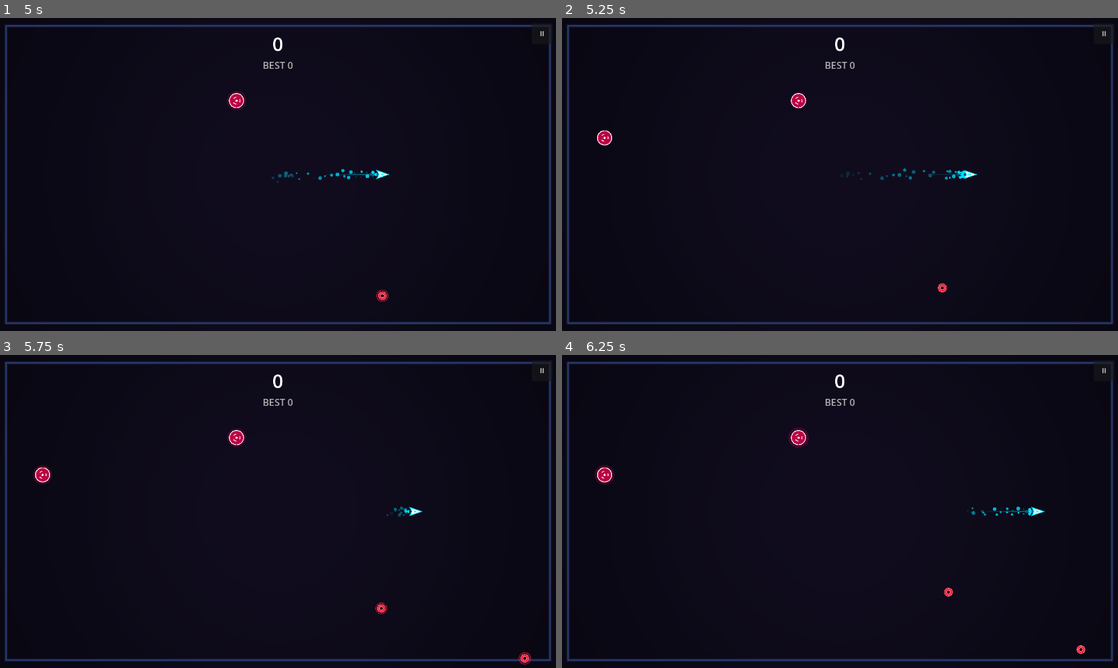
Above: before the commit, frames 1-4 (two rows, left to right).
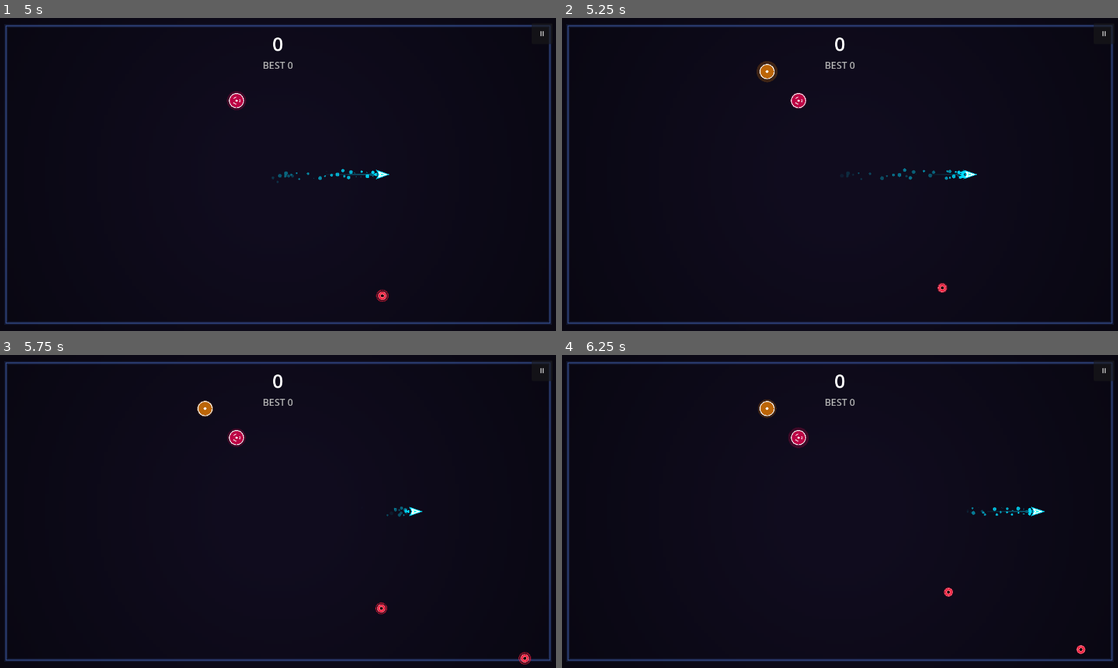
Above: after the commit, the same moments.

Repository: jesurythomas/tilt
Game: Godot game, scene res://scenes/main.tscn
Same seed, same stepped clock (60 frames per second), same inputs: the game is played once before the commit and once after it.
Inputs (mouse positions are in pixels of both pictures, inside the frame that each line leads up to):
- Up to frame 1 (5 s): click "II" at 0.5 s; click "TILT" at 1.25 s; click "TOUCH" at 2 s; click "KEYBOARD" at 2.75 s; click "RESUME" at 3.5 s; tap Enter at 4.25 s; move the mouse to (400, 158) at 4.27 s; hold D from 4.28 s (still down); hold Shift from 4.28 s (still down); click (400, 158) at 4.42 s
- Up to frame 2 (5.25 s): release D at 5 s; release Shift at 5 s; drag from (728, 190) to (812, 237) at 5.02 s
- Up to frame 3 (5.75 s): no input
- Up to frame 4 (6.25 s): move the mouse to (895, 442) at 5.77 s; hold D from 5.78 s (still down); tap Ctrl at 5.85 s

Frame 1 is identical in both runs. In frame 2, 0.3% of the frame differs, in the area x 6-39%, y 13-41%; in frame 3, 0.3%; in frame 4, 0.3%, in the area x 5-39%, y 14-42%.

Commit message:
M4: thread perk ranks and weight orb drops so every weapon can spawn

Diff:
--- /dev/null
+++ b/godot/src/meta/progression_manager.gd
@@ -0,0 +1,88 @@
+## progression_manager.gd
+## PORTS: web/src/tilt-to-live/ProgressionManager.ts (940 lines, source commit 7be9614)
+class_name ProgressionManager
+extends RefCounted
+## Perk ranks, ships, cursors, enemy skins, arenas, steering tuning and the
+## points economy.
+##
+## PORT-NOTE: partial port for Module 4 per spec §8 M4. Only the WeaponPerks
+## record (ProgressionManager.ts:8-44) is ported, so WeaponSystem can thread
+## perk ranks into Tuning.get_tuned_value. Everything else in this file lands
+## in Module 7, extending this file in place exactly as M4 extended M2's
+## weapon_system.gd.
+## TODO(M7): the full port per spec §8 M7 (perk cost curve, buy_*, catalogs,
+## multipliers, save shape).
+##
+## PORT-NOTE: ProgressionManager.ts:9-43 types each weapon's perks as an
+## anonymous nested object. GDScript needs named types, so each nesting is an
+## inner class named <Weapon>Perks; the field names inside are the TS names
+## snake_cased and unchanged. Ranks default to 0 and keystones to false, which
+## is exactly what `perks?.x.y || 0` / `!!perks?.x.y` read when perks is absent.
+
+
+## PORT: web/src/tilt-to-live/ProgressionManager.ts:9-15
+class BlackholePerks:
+	extends RefCounted
+	var duration: int = 0
+	var radius: int = 0
+	var gravity: int = 0
+	var invulnerable_inside: bool = false
+	var supernova_collapse: bool = false
+
+
+## PORT: web/src/tilt-to-live/ProgressionManager.ts:16-20
+class NukePerks:
+	extends RefCounted
+	var radius: int = 0
+	var speed: int = 0
+	var fallout_zone: bool = false
+
+
+## PORT: web/src/tilt-to-live/ProgressionManager.ts:21-25
+class ShieldPerks:
+	extends RefCounted
+	var duration: int = 0
+	var radius: int = 0
+	var battering_ram: bool = false
+
+
+## PORT: web/src/tilt-to-live/ProgressionManager.ts:26-30
+class MissilesPerks:
+	extends RefCounted
+	var count: int = 0
+	var blast_radius: int = 0
+	var flight_speed: int = 0
+
+
+## PORT: web/src/tilt-to-live/ProgressionManager.ts:31-35
+class LaserPerks:
+	extends RefCounted
+	var length: int = 0
+	var duration: int = 0
+	var cross_beam: bool = false
+
+
+## PORT: web/src/tilt-to-live/ProgressionManager.ts:36-39
+class LightningPerks:
+	extends RefCounted
+	var max_targets: int = 0
+	var chain_range: int = 0
+
+
+## PORT: web/src/tilt-to-live/ProgressionManager.ts:40-43
+class FreezePerks:
+	extends RefCounted
+	var duration: int = 0
+	var shatter_cascade: bool = false
+
+
+## Per-weapon perk ranks and keystones. PORT: web/src/tilt-to-live/ProgressionManager.ts:8-44
+class WeaponPerks:
+	extends RefCounted
+	var blackhole: BlackholePerks = BlackholePerks.new()
+	var nuke: NukePerks = NukePerks.new()
+	var shield: ShieldPerks = ShieldPerks.new()
+	var missiles: MissilesPerks = MissilesPerks.new()
+	var laser: LaserPerks = LaserPerks.new()
+	var lightning: LightningPerks = LightningPerks.new()
+	var freeze: FreezePerks = FreezePerks.new()
--- a/godot/src/sim/weapon_system.gd
+++ b/godot/src/sim/weapon_system.gd
@@ -1,15 +1,18 @@
 ## weapon_system.gd
-## PORTS: web/src/tilt-to-live/WeaponSystem.ts (924 lines, source commit 7be9614)
+## PORTS: web/src/tilt-to-live/WeaponSystem.ts (923 lines, source commit 7be9614)
 class_name WeaponSystem
 extends RefCounted
-## Weapon orb spawning and superweapon detonation engine.
+## Weapon orb spawning and the seven superweapons.
 ##
-## PORT-NOTE: partial port for Module 2 per spec §8 M2. Implements orb spawning,
-## player-orb collection, and the nuke superweapon. Remaining 6 weapons land in
-## Module 4.
+## PORT-NOTE: WeaponSystem.render() (WeaponSystem.ts:612-831) and
+## renderOrbGlyph() (:833-923) relocate to the render layers (spec §4.2/D4,
+## §5.5): orbs and glyphs to render/entity_layer.gd, weapon FX to
+## render/effect_layer.gd, because CanvasItem 2D drawing belongs to Node2D
+## render layers.
 ##
-## PORT-NOTE: WeaponSystem.render() relocates to render/entity_layer.gd (spec §4.2/D4)
-## because CanvasItem 2D drawing belongs to Node2D render layers.
+## PORT-NOTE: perk ranks arrive as ProgressionManager.WeaponPerks, the port of
+## the `perks?: WeaponPerks` parameter (WeaponSystem.ts:61, :396). A null
+## record reads as all-zero, matching every `perks?.x.y || 0` chain.
 
 ## Live weapon orbs in the arena. PORT: web/src/tilt-to-live/WeaponSystem.ts:14
 var orbs: Array[Types.WeaponOrb] = []
@@ -68,7 +71,7 @@
 	grid: VectorGrid,
 	audio: AudioBank,
 	on_enemy_killed: Callable,
-	_perks: Variant = null,
+	perks: ProgressionManager.WeaponPerks = null,
 	game_mode: Types.GameMode = Types.GameMode.CLASSIC
 ) -> void:
 	# 1. Weapon Orb Spawning. PORT: web/src/tilt-to-live/WeaponSystem.ts:64-74
@@ -98,7 +101,16 @@
 		if dist < player.radius + orb.radius:
 			# Collect orb! PORT: web/src/tilt-to-live/WeaponSystem.ts:92-98
 			activate_weapon(
-				orb.type, orb.x, orb.y, player, enemies, particles, grid, audio, on_enemy_killed
+				orb.type,
+				orb.x,
+				orb.y,
+				player,
+				enemies,
+				particles,
+				grid,
+				audio,
+				on_enemy_killed,
+				perks
 			)
 			if on_weapon_activated.is_valid():
 				on_weapon_activated.call(orb.type)
@@ -116,6 +128,8 @@
 			Types.WeaponType.NUKE:
 				# Expanding blast ring. PORT: web/src/tilt-to-live/WeaponSystem.ts:108-111
 				var progress: float = 1.0 - w.duration / w.max_duration
+				# PORT-NOTE: the fallback is the table base, not the ranked value —
+				# WeaponSystem.ts:110 reads .base directly
 				var base_radius: float = (
 					w.max_radius
 					if not is_nan(w.max_radius)
@@ -148,6 +162,32 @@
 
 		if w.duration <= 0.0:
 			active_weapons.remove_at(i)
+
+
+## Activates a weapon directly, without an orb. PORT: web/src/tilt-to-live/WeaponSystem.ts:369-384
+# PORT-NOTE: WeaponSystem.ts:378 overloads its ninth parameter as either the
+# kill callback or the perks record and dispatches on typeof (:381-382).
+# GDScript has no union types; the two parameters are separate and typed, and
+# an invalid Callable stands in for the omitted callback (:381's no-op). No
+# caller exists in web/src (only the built dist) — ported under LAW 3.
+func trigger_weapon(
+	type: Types.WeaponType,
+	x: float,
+	y: float,
+	player: PlayerShip,
+	enemies: Array[Types.Enemy],
+	particles: ParticleEngine,
+	grid: VectorGrid,
+	audio: AudioBank,
+	on_enemy_killed: Callable = Callable(),
+	perks: ProgressionManager.WeaponPerks = null
+) -> void:
+	var on_killed: Callable = (
+		on_enemy_killed
+		if on_enemy_killed.is_valid()
+		else func(_e: Types.Enemy, _w: Types.WeaponType) -> void: pass
+	)
+	activate_weapon(type, x, y, player, enemies, particles, grid, audio, on_killed, perks)
 
 
 ## Activates a superweapon from an orb pickup. PORT: web/src/tilt-to-live/WeaponSystem.ts:386-557
@@ -161,14 +201,22 @@
 	_grid: VectorGrid,
 	audio: AudioBank,
 	_on_enemy_killed: Callable,
-	_perks: Variant = null
+	perks: ProgressionManager.WeaponPerks = null
 ) -> void:
+	# PORT-NOTE: stands in for every `perks?.x.y || 0` / `!!perks?.x.y` chain in
+	# WeaponSystem.ts:401-551 — a fresh WeaponPerks is all-zero and all-false.
+	var p: ProgressionManager.WeaponPerks = (
+		perks if perks != null else ProgressionManager.WeaponPerks.new()
+	)
 	match type:
 		Types.WeaponType.NUKE:
 			audio.play_nuke()  # PORT: web/src/tilt-to-live/WeaponSystem.ts:400
-			# PORT: web/src/tilt-to-live/WeaponSystem.ts:401-402
-			var max_radius: float = Tuning.get_tuned_value("nuke", "radius", 0) * scale
-			var duration: float = 0.65
+			# PORT: web/src/tilt-to-live/WeaponSystem.ts:401
+			var max_radius: float = Tuning.get_tuned_value("nuke", "radius", p.nuke.radius) * scale
+			# PORT: web/src/tilt-to-live/WeaponSystem.ts:402
+			# PORT-NOTE: 0.25 per speed rank is written inline in the TS; WeaponTuning.ts:36
+			# carries the same 25 % per rank but the TS does not read it — preserved as written.
+			var duration: float = 0.65 / (1.0 + float(p.nuke.speed) * 0.25)
 			var w: Types.ActiveWeapon = Types.ActiveWeapon.new()
 			w.id = _next_weapon_id
 			_next_weapon_id += 1
@@ -185,19 +233,40 @@
 			pass
 
 
-## Returns random weapon type based on game mode.
+## Returns a weapon type drawn from the weighted drop table.
 ## PORT: web/src/tilt-to-live/WeaponSystem.ts:559-580
+# PORT-NOTE: `_gameMode` is unused in the TS too (:559) — preserved.
 func get_random_weapon_type(
 	_game_mode: Types.GameMode = Types.GameMode.CLASSIC
 ) -> Types.WeaponType:
-	# In Module 2, returns NUKE so all spawned orbs are operable.
-	# TODO(M4): weighted random selection across all 7 weapons.
-	return Types.WeaponType.NUKE
+	# PORT: web/src/tilt-to-live/WeaponSystem.ts:562-570 — insertion order is the
+	# walk order of Object.entries (:572), so it is load-bearing.
+	var weights: Dictionary[Types.WeaponType, int] = {
+		Types.WeaponType.MISSILES: 20,
+		Types.WeaponType.NUKE: 18,
+		Types.WeaponType.LASER: 18,
+		Types.WeaponType.LIGHTNING: 16,
+		Types.WeaponType.FREEZE: 16,
+		Types.WeaponType.SHIELD: 16,
+		Types.WeaponType.VORTEX: 5,
+	}
+	var total: int = 0
+	for w: int in weights.values():
+		total += w
+	var roll: float = randf() * float(total)  # PORT: web/src/tilt-to-live/WeaponSystem.ts:574
+	for t: Types.WeaponType in weights.keys():
+		var w: int = weights[t]
+		if roll < float(w):
+			return t
+		roll -= float(w)
+	return Types.WeaponType.MISSILES  # PORT: web/src/tilt-to-live/WeaponSystem.ts:579
 
 
 ## Spawns a floating weapon orb. PORT: web/src/tilt-to-live/WeaponSystem.ts:582-598
 func spawn_orb(
 	bounds: Vector2,
+	# PORT-NOTE: WeaponSystem.ts:586 falls back to getRandomWeaponType() when the
+	# type is omitted; no game caller omits it, so the default is a fixed type
 	specific_type: Types.WeaponType = Types.WeaponType.NUKE,
 	custom_x: float = NAN,
 	custom_y: float = NAN
--- a/godot/tests/test_weapon_system.gd
+++ b/godot/tests/test_weapon_system.gd
@@ -144,3 +144,98 @@
 	ws.reset()
 	assert_eq(ws.orbs.size(), 0)
 	assert_eq(ws.active_weapons.size(), 0)
+
+
+func _no_kill() -> Callable:
+	return func(_e: Types.Enemy, _w: Types.WeaponType) -> void: pass
+
+
+func test_nuke_radius_and_speed_come_from_the_tuning_table_per_rank() -> void:
+	var ws: WeaponSystem = WeaponSystem.new()
+	ws.activate_weapon(
+		Types.WeaponType.NUKE, 100.0, 100.0, _player, [], _particles, _grid, _audio, _no_kill()
+	)
+	var base: Types.ActiveWeapon = ws.active_weapons[0]
+	assert_almost_eq(base.max_radius, Tuning.get_tuned_value("nuke", "radius", 0), 0.001)
+	assert_almost_eq(base.max_radius, 360.0, 0.001, "rank 0 is the table base")
+	assert_almost_eq(base.duration, 0.65, 0.001, "WeaponSystem.ts:402 at speed rank 0")
+
+	var perks: ProgressionManager.WeaponPerks = ProgressionManager.WeaponPerks.new()
+	perks.nuke.radius = 5
+	perks.nuke.speed = 3
+	ws.activate_weapon(
+		Types.WeaponType.NUKE,
+		100.0,
+		100.0,
+		_player,
+		[],
+		_particles,
+		_grid,
+		_audio,
+		_no_kill(),
+		perks
+	)
+	var ranked: Types.ActiveWeapon = ws.active_weapons[1]
+	assert_almost_eq(ranked.max_radius, Tuning.get_tuned_value("nuke", "radius", 5), 0.001)
+	assert_almost_eq(ranked.max_radius, 470.0, 0.001, "rank 5 is the table max")
+	assert_almost_eq(ranked.duration, 0.65 / 1.75, 0.0001, "0.65 / (1 + 3 * 0.25)")
+	assert_almost_eq(ranked.max_duration, ranked.duration, 0.0001)
+
+
+func test_nuke_scale_multiplies_the_tuned_radius() -> void:
+	var ws: WeaponSystem = WeaponSystem.new()
+	ws.set_scale(1.5)
+	ws.activate_weapon(
+		Types.WeaponType.NUKE, 100.0, 100.0, _player, [], _particles, _grid, _audio, _no_kill()
+	)
+	assert_almost_eq(ws.active_weapons[0].max_radius, 360.0 * 1.5, 0.001)
+	assert_almost_eq(ws.active_weapons[0].radius, 10.0 * 1.5, 0.001, "WeaponSystem.ts:410")
+
+
+func test_trigger_weapon_activates_without_a_kill_callback() -> void:
+	var ws: WeaponSystem = WeaponSystem.new()
+	ws.trigger_weapon(Types.WeaponType.NUKE, 100.0, 100.0, _player, [], _particles, _grid, _audio)
+	assert_eq(ws.active_weapons.size(), 1)
+	assert_eq(ws.active_weapons[0].type, Types.WeaponType.NUKE)
+	var perks: ProgressionManager.WeaponPerks = ProgressionManager.WeaponPerks.new()
+	perks.nuke.radius = 2
+	ws.trigger_weapon(
+		Types.WeaponType.NUKE,
+		100.0,
+		100.0,
+		_player,
+		[],
+		_particles,
+		_grid,
+		_audio,
+		Callable(),
+		perks
+	)
+	assert_almost_eq(ws.active_weapons[1].max_radius, 404.0, 0.001, "perks reach activate_weapon")
+
+
+func test_random_weapon_type_follows_the_weighted_table() -> void:
+	seed(20260921)
+	var ws: WeaponSystem = WeaponSystem.new()
+	var counts: Dictionary[Types.WeaponType, int] = {}
+	for i: int in range(2000):
+		var t: Types.WeaponType = ws.get_random_weapon_type()
+		counts[t] = counts.get(t, 0) + 1
+	assert_eq(counts.size(), 7, "every weapon is drawn")
+	assert_gt(counts[Types.WeaponType.MISSILES], 280, "20/109 of 2000 is 367")
+	assert_lt(counts[Types.WeaponType.VORTEX], 200, "5/109 of 2000 is 92 — the rare drop")
+	assert_gt(counts[Types.WeaponType.VORTEX], 30)
+
+
+func test_orb_spawning_draws_from_the_drop_table_not_only_nuke() -> void:
+	seed(20260921)
+	var ws: WeaponSystem = WeaponSystem.new()
+	var bounds: Vector2 = Vector2(1000.0, 600.0)
+	var far_player: PlayerShip = PlayerShip.new(-500.0, -500.0)
+	var seen: Dictionary[Types.WeaponType, bool] = {}
+	for i: int in range(40):
+		ws.reset()
+		ws.update(2.0, far_player, [], bounds, _particles, _grid, _audio, _no_kill())
+		for orb: Types.WeaponOrb in ws.orbs:
+			seen[orb.type] = true
+	assert_gt(seen.size(), 1, "M2's stub returned NUKE only")
Not shown, added: godot/src/meta/progression_manager.gd.uid
